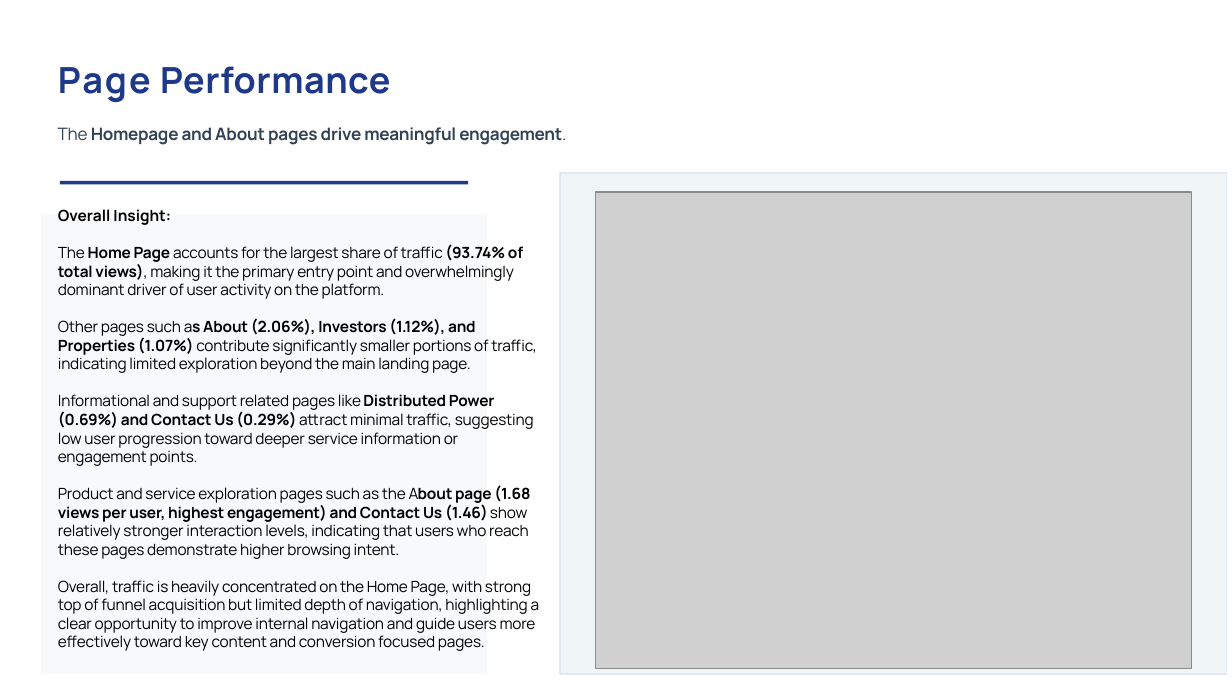
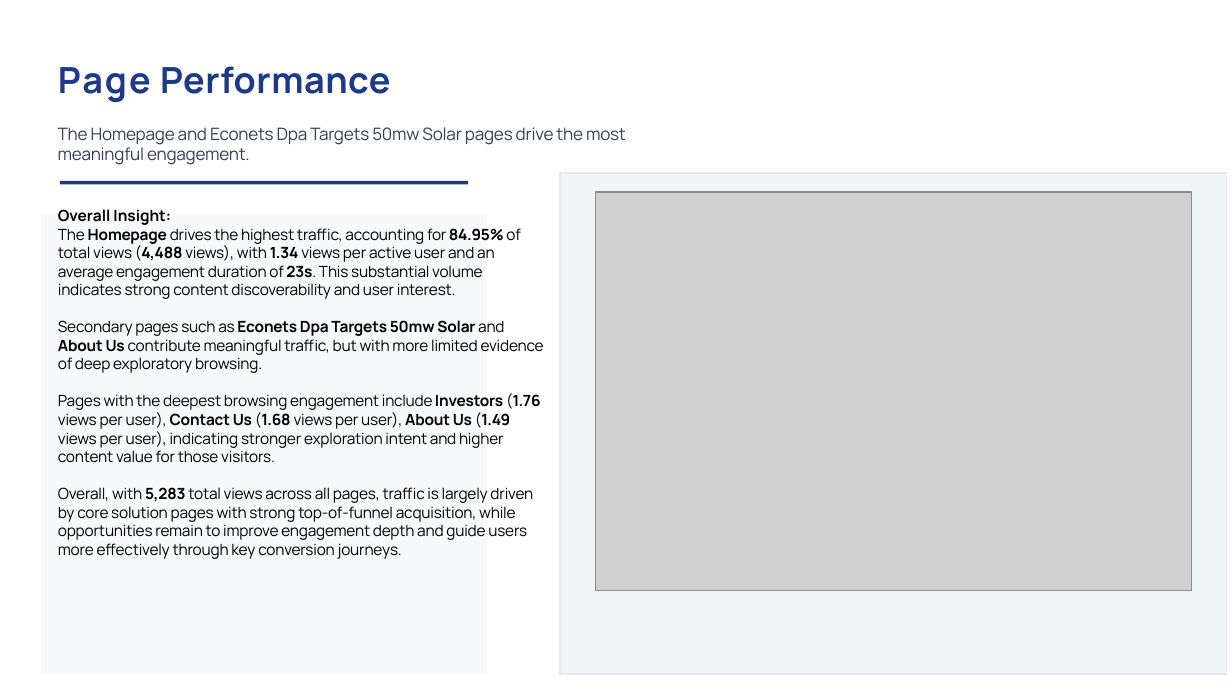
Before and after one commit to Rakinzi/reports, a slide deck: slide 6 of src/reports/report-templates/new/Econet Infraco March Website Report.pptx (slide 5 before the commit). Drawn at 1232x694 pixels with LibreOffice and Linux fonts; fonts in the diff are those of the drawing; grey boxes stand for pictures. Boxes give left, top, right and bottom in pixels: in the first picture for what was removed or moved away, otherwise in the second. Text is boxed around its words. In the diff, an @@ line names an element or a change of style, - is before the commit and + after.

```diff
--- a/src/reports/report-templates/new/Econet Infraco March Website Report.pptx
+++ b/src/reports/report-templates/new/Econet Infraco March Website Report.pptx
@@ text at (x1=58, y1=127, x2=626, y2=165): text changed; bold off @@
-The Homepage and About pages drive meaningful engagement.
+The Homepage and Econets Dpa Targets 50mw Solar pages drive the most meaningful engagement.
@@ picture resized from (x1=595, y1=192, x2=1191, y2=669) to (x1=595, y1=192, x2=1191, y2=590) @@
@@ text at (x1=58, y1=228, x2=544, y2=559): text changed @@
-The Home Page accounts for the largest share of traffic (93.74% of total views), making it the primary entry point and overwhelmingly dominant driver of user activity on the platform.
-Other pages such as About (2.06%), Investors (1.12%), and Properties (1.07%) contribute significantly smaller portions of traffic, indicating limited exploration beyond the main landing page.
-Informational and support related pages like Distributed Power (0.69%) and Contact Us (0.29%) attract minimal traffic, suggesting low user progression toward deeper service information or engagement points.
-Product and service exploration pages such as the About page (1.68 views per user, highest engagement) and Contact Us (1.46) show relatively stronger interaction levels, indicating that users who reach these pages demonstrate higher browsing intent.
-Overall, traffic is heavily concentrated on the Home Page, with strong top of funnel acquisition but limited depth of navigation, highlighting a clear opportunity to improve internal navigation and guide users more effectively toward key content and conversion focused pages.
+The Homepage drives the highest traffic, accounting for 84.95% of total views (4,488 views), with 1.34 views per active user and an average engagement duration of 23s. This substantial volume indicates strong content discoverability and user interest.
+Secondary pages such as Econets Dpa Targets 50mw Solar and About Us contribute meaningful traffic, but with more limited evidence of deep exploratory browsing.
+Pages with the deepest browsing engagement include Investors (1.76 views per user), Contact Us (1.68 views per user), About Us (1.49 views per user), indicating stronger exploration intent and higher content value for those visitors.
+Overall, with 5,283 total views across all pages, traffic is largely driven by core solution pages with strong top-of-funnel acquisition, while opportunities remain to improve engagement depth and guide users more effectively through key conversion journeys.
```
Also in this commit, not shown: 6 other slides changed, 5 slides added, 2 other files.
